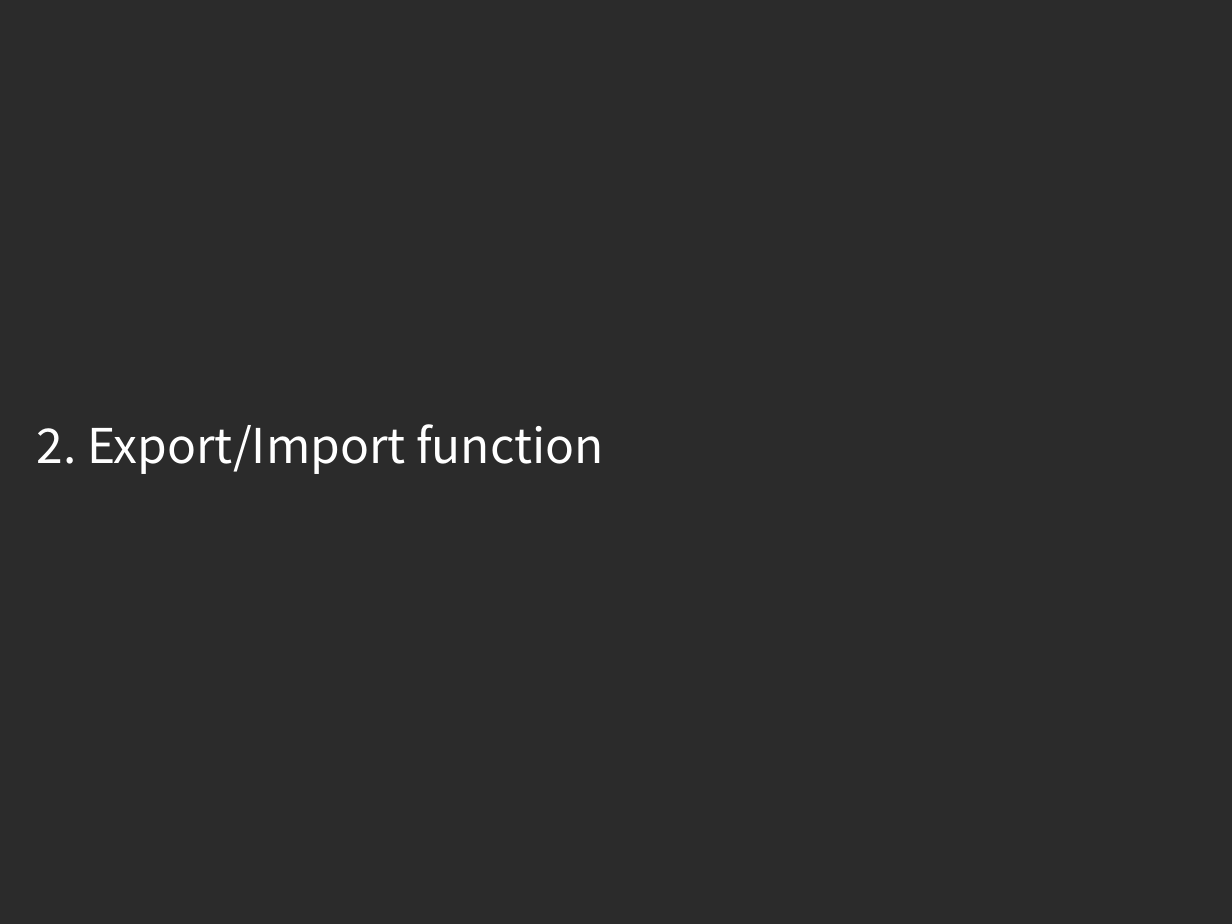
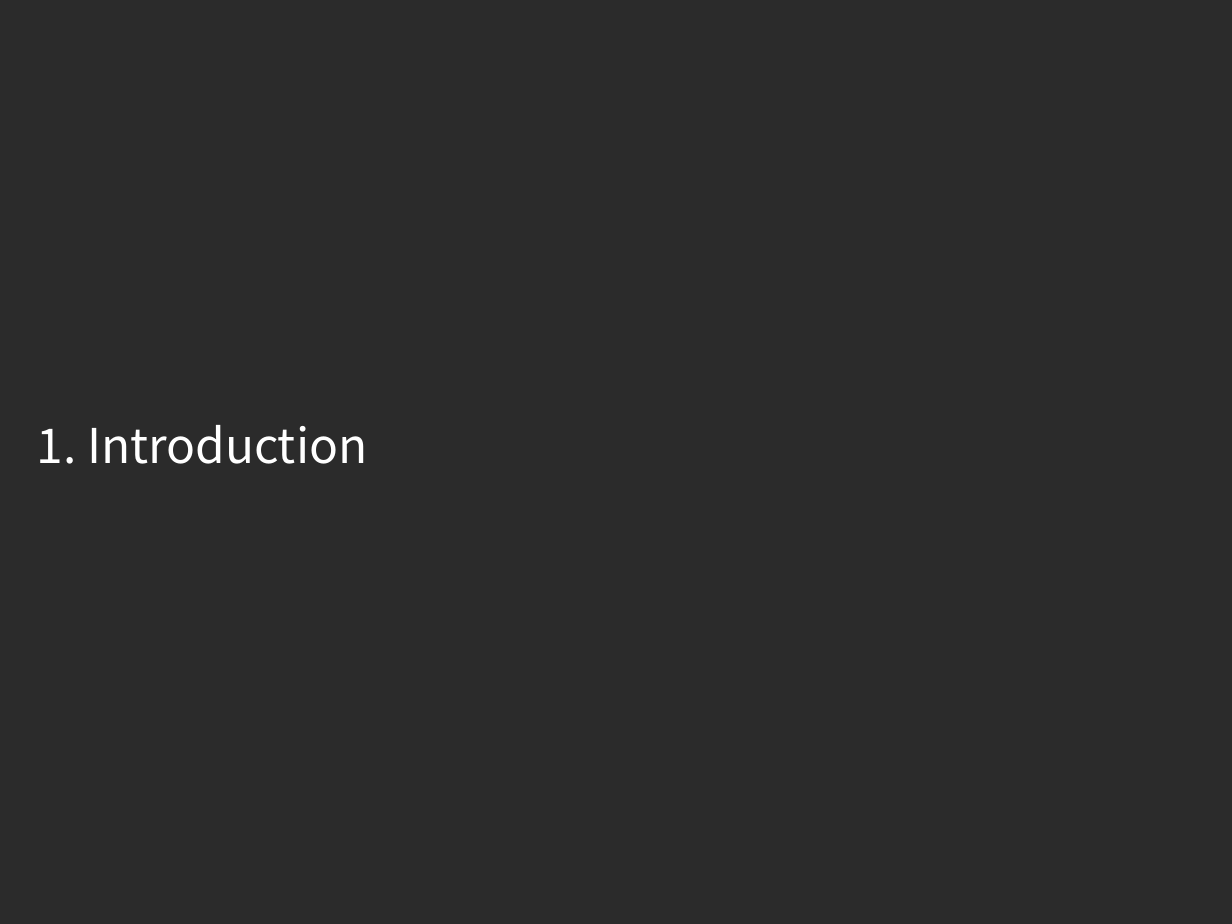
Before and after one commit to exastro-suite/it-automation-docs, a slide deck: slide 3 of asset/Learn/ITA-export-import_classroom_lecture_en.pptx. Drawn at 1232x924 pixels with LibreOffice and Linux fonts; fonts in the diff are those of the drawing; background and template pictures are left out; a plain dark background stands for a picture behind light text. Boxes give left, top, right and bottom in pixels: in the first picture for what was removed or moved away, otherwise in the second. Text is boxed around its words. In the diff, an @@ line names an element or a change of style, - is before the commit and + after.

```diff
--- a/asset/Learn/ITA-export-import_classroom_lecture_en.pptx
+++ b/asset/Learn/ITA-export-import_classroom_lecture_en.pptx
@@ title at (36,425,367,464): text changed @@
-2. Export/Import function
+1. Introduction
```
Also in this commit, not shown: 1 other file.
